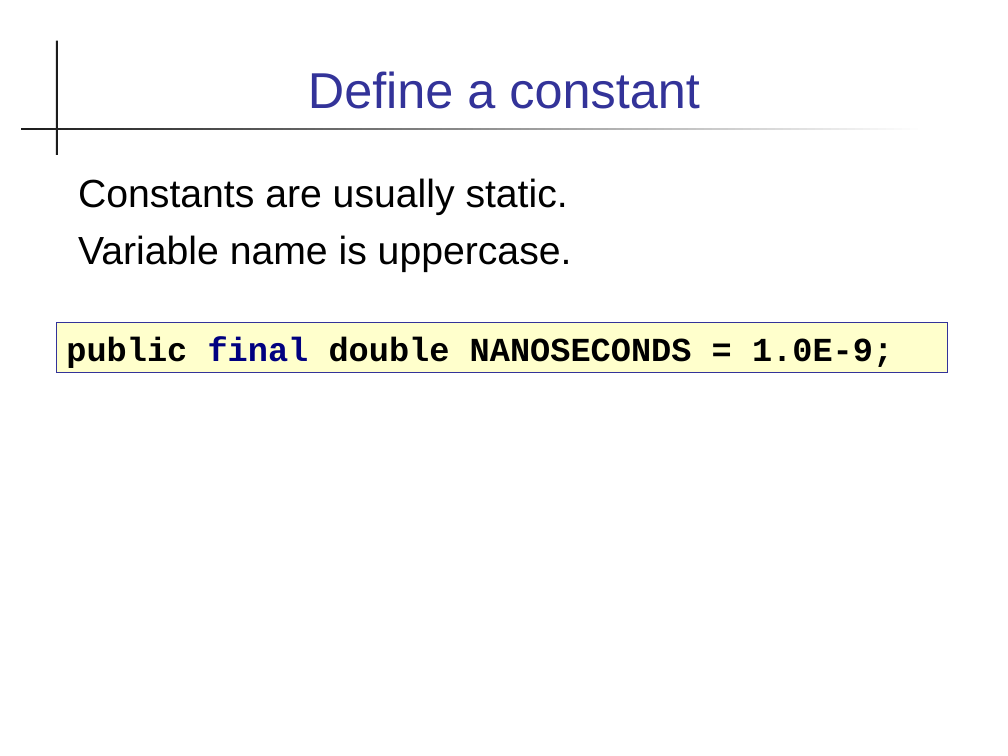
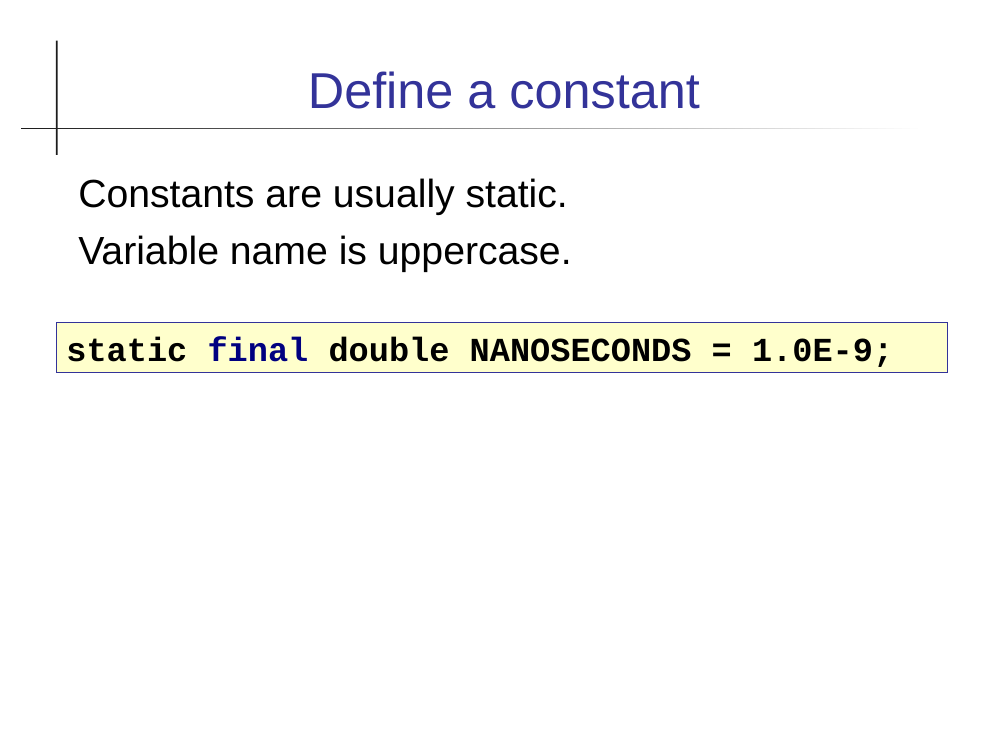
Before and after one commit to skeoop/skeoop.github.io, a slide deck: slide 3 of week5/Final-modifier.ppt. Drawn at 1008x756 pixels with LibreOffice and Linux fonts; fonts in the diff are those of the drawing. Boxes give left, top, right and bottom in pixels: in the first picture for what was removed or moved away, otherwise in the second. Text is boxed around its words. In the diff, an @@ line names an element or a change of style, - is before the commit and + after.

```diff
--- a/week5/Final-modifier.ppt
+++ b/week5/Final-modifier.ppt
@@ text in rectangle at (66, 336, 893, 367): text changed @@
-public final double NANOSECONDS = 1.0E-9;
+static final double NANOSECONDS = 1.0E-9;
```
Also in this commit, not shown: 1 other slide changed, 3 other files.
